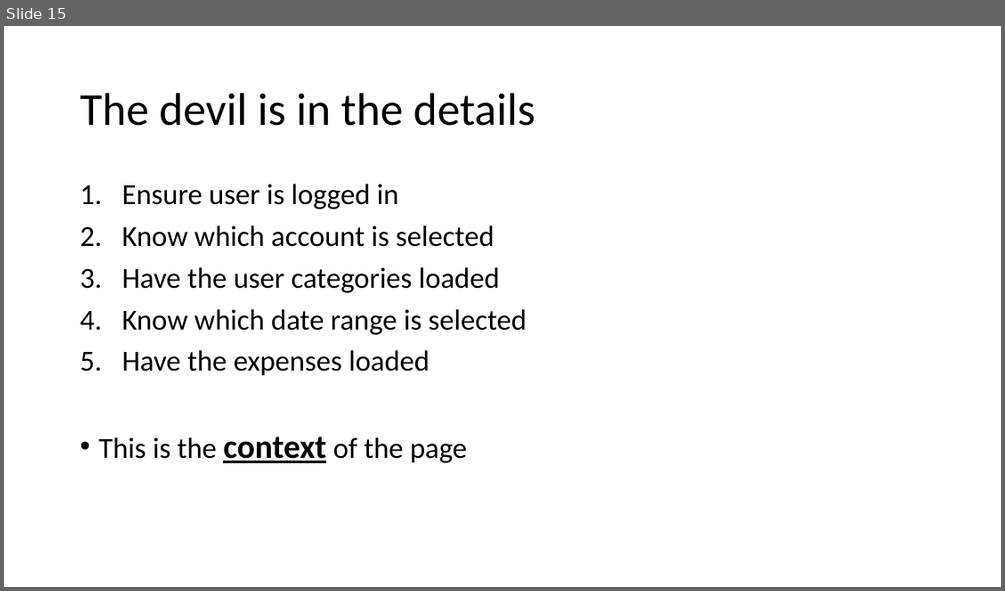
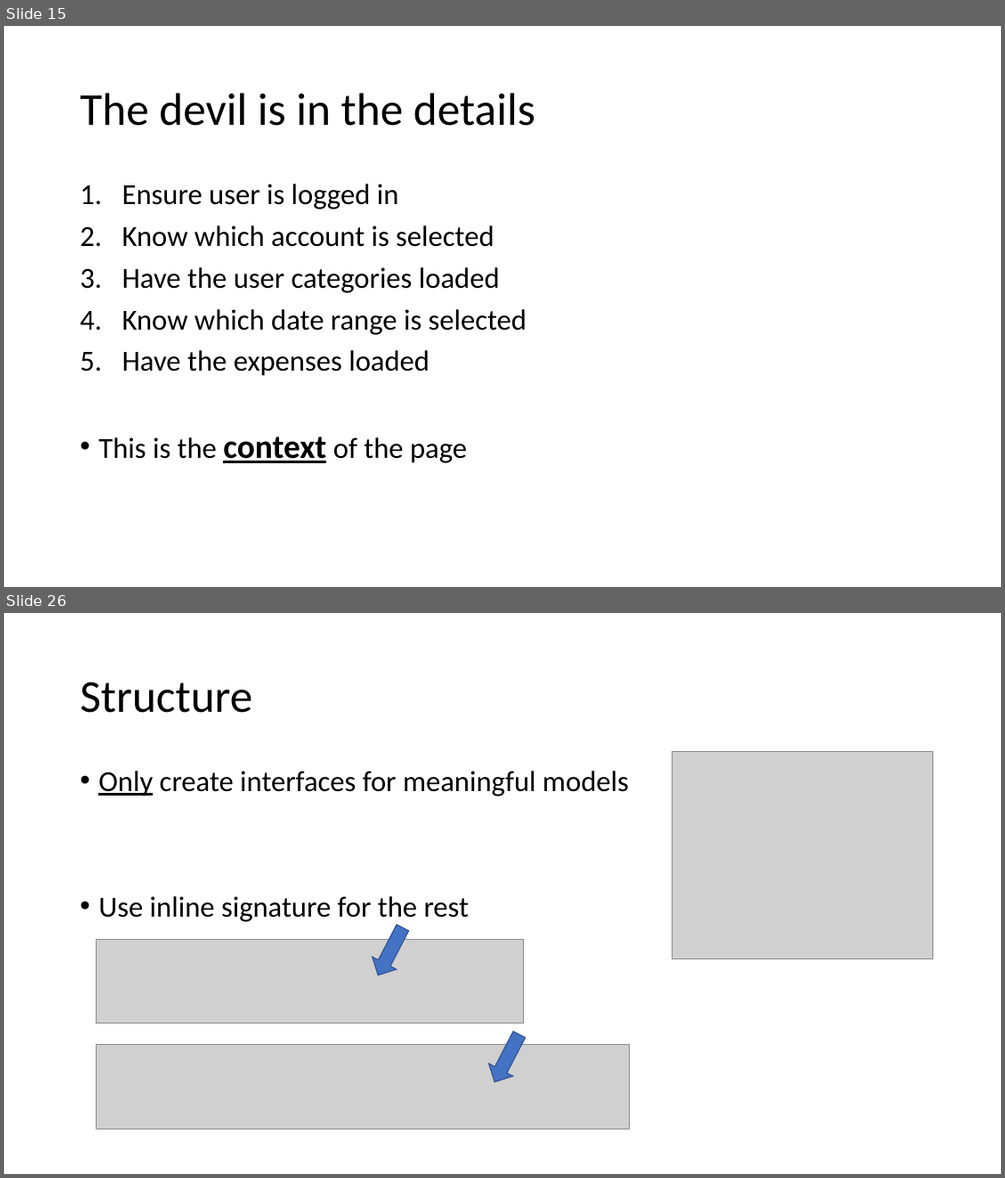
Before and after one commit to Kimserey/BlogArchive, a slide deck: angular/Frontend.pptx. Shown one above the other, each under a label of ours: slide 15 before the commit, slides 15 and 26 after it; the slides between them are not shown. The pictures are 1005x591 and 1005x1178 pixels, drawn with LibreOffice and Linux fonts; fonts in the diff are those of the drawing; grey boxes stand for pictures. Boxes give left, top, right and bottom in pixels: in the first picture for what was removed or moved away, otherwise in the second. Text is boxed around its words. In the diff, an @@ line names an element or a change of style, - is before the commit and + after.

```diff
--- a/angular/Frontend.pptx
+++ b/angular/Frontend.pptx
@@ slide 26 added at [4, 613, 1001, 1174], background #FFFFFF @@
@@ title added at [80, 682, 252, 713], 44 pt, text #000000 @@
+Structure
@@ text added at [98, 771, 629, 922], 28 pt, text #000000 @@
+• Only create interfaces for meaningful models
+• Use inline signature for the rest
@@ picture added at [672, 751, 933, 958] @@
@@ right arrow added at [366, 921, 414, 981], fill #4472C4, outline #325491 1 pt @@
@@ picture added at [97, 940, 524, 1022] @@
@@ right arrow added at [483, 1028, 531, 1087], fill #4472C4, outline #325491 1 pt @@
@@ picture added at [97, 1044, 629, 1129] @@
```
Also in this commit, not shown: 1 slide changed, 13 other slides added.
